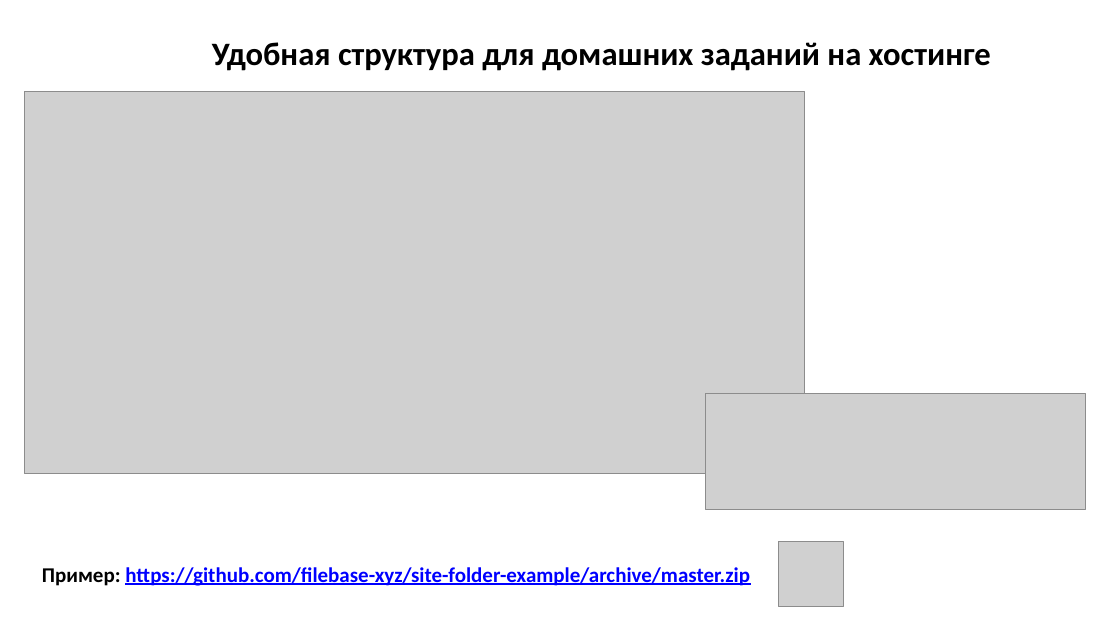
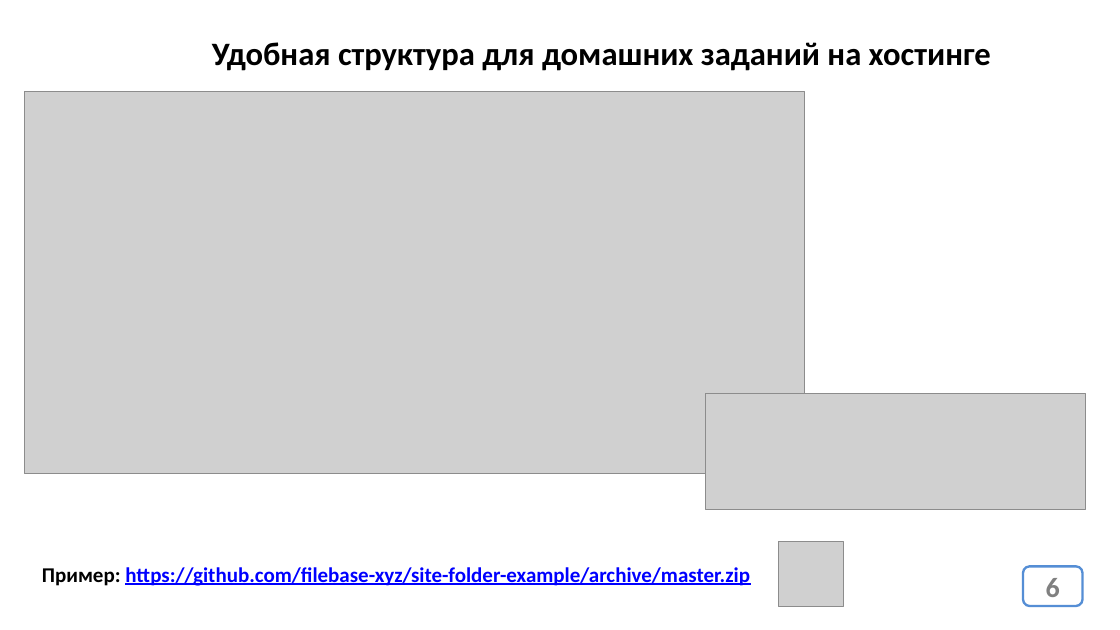
Before and after one commit to web43-ortdnipro/lesson02, a slide deck: slide 6 of lesson02.pptx. Drawn at 1120x630 pixels with LibreOffice and Linux fonts; fonts in the diff are those of the drawing; grey boxes stand for pictures; background and template pictures are left out. Boxes give left, top, right and bottom in pixels: in the first picture for what was removed or moved away, otherwise in the second. Text is boxed around its words. In the diff, an @@ line names an element or a change of style, - is before the commit and + after.

```diff
--- a/lesson02.pptx
+++ b/lesson02.pptx
@@ page number added at [1023,566,1083,606], fill #FFFFFF, outline #558ED5 2 pt, 24 pt, text #808080, bold @@
+6
```
Also in this commit, not shown: 1 other slide changed, 1 other file.
